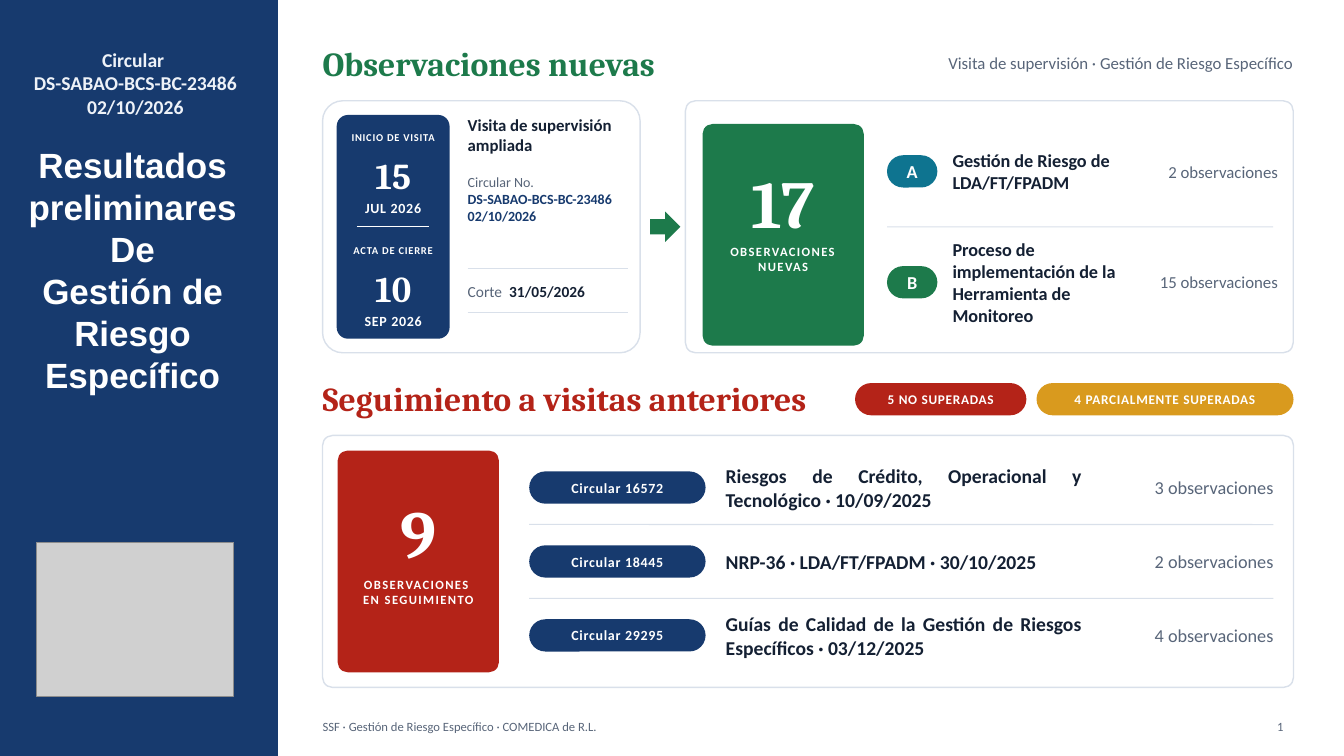
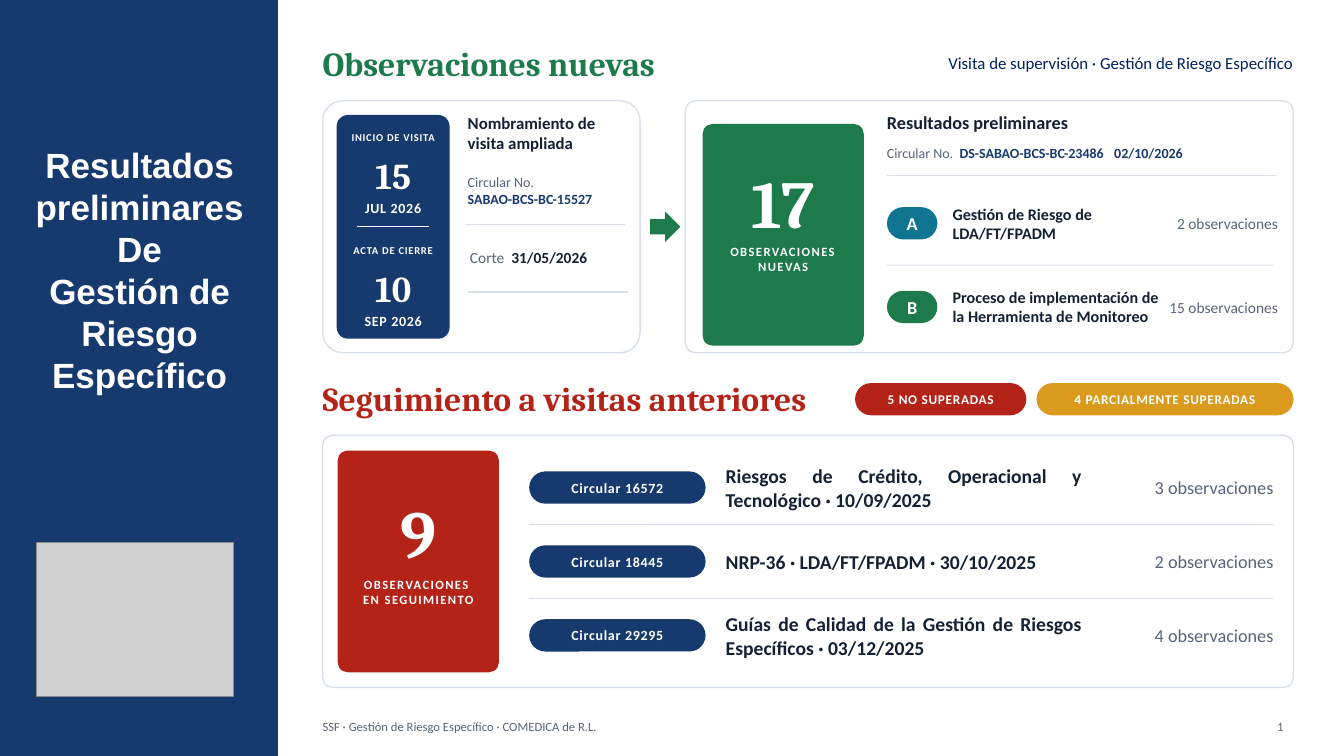
Before and after one commit to menjivar201280/riesgo, a slide deck: slide 1 of supervision-gobierno-corporativo/Gestion_Riesgo_Especifico_DS-SABAO-BCS-BC-23486.pptx. Drawn at 1344x756 pixels with LibreOffice and Linux fonts; fonts in the diff are those of the drawing; grey boxes stand for pictures. Boxes give left, top, right and bottom in pixels: in the first picture for what was removed or moved away, otherwise in the second. Text is boxed around its words. In the diff, an @@ line names an element or a change of style, - is before the commit and + after.

```diff
--- a/supervision-gobierno-corporativo/Gestion_Riesgo_Especifico_DS-SABAO-BCS-BC-23486.pptx
+++ b/supervision-gobierno-corporativo/Gestion_Riesgo_Especifico_DS-SABAO-BCS-BC-23486.pptx
@@ text "Visita de supervisión · Gestión ..." at <box>948,57,1293,72</box>: text colour #586579 to #002060 @@
@@ text at <box>468,117,595,152</box>: text changed @@
-Visita de supervisión ampliada
+Nombramiento de visita ampliada
@@ text added at <box>887,116,1068,132</box>, 13 pt, text #142033, bold @@
+Resultados preliminares
@@ text "Resultados preliminares": place and size @@
-text "Resultados preliminares" at <box>29,152,237,395</box>
+text "Resultados preliminares" at <box>36,152,244,395</box>
@@ text at <box>887,148,1183,159</box>: text changed; size 14 to 10 pt; text colour #EEF2F8 to #173A6E @@
-Circular
-DS-SABAO-BCS-BC-23486
-02/10/2026
+Circular No. DS-SABAO-BCS-BC-23486 02/10/2026
@@ line added from (887, 175) to (1276, 175), #D9E0EA 0.75 pt @@
@@ text at <box>468,195,593,204</box>: text changed @@
-DS-SABAO-BCS-BC-23486
-02/10/2026
+SABAO-BCS-BC-15527
@@ text "A": place and size @@
-text "A" at <box>907,166,918,178</box>
+text "A" at <box>907,218,918,230</box>
@@ rounded rectangle: place and size @@
-rounded rectangle at <box>887,155,938,188</box>
+rounded rectangle at <box>887,207,938,239</box>
@@ text "Gestión de Riesgo de LDA/FT/FPADM" at <box>953,208,1092,240</box>: size 13 to 11.5 pt @@
@@ text "Gestión de Riesgo de LDA/FT/FPADM": place and size @@
-text "Gestión de Riesgo de LDA/FT/FPADM" at <box>953,154,1110,190</box>
+text "Gestión de Riesgo de LDA/FT/FPADM" at <box>953,208,1092,240</box>
@@ text "2 observaciones" at <box>1177,218,1278,229</box>: size 12 to 11 pt @@
@@ text "2 observaciones": place and size @@
-text "2 observaciones" at <box>1168,166,1278,178</box>
+text "2 observaciones" at <box>1177,218,1278,229</box>
@@ line moved from (468, 268) - (628, 268) to (465, 225) - (625, 225) @@
@@ text "Corte 31/05/2026": place and size @@
-text "Corte 31/05/2026" at <box>468,286,585,298</box>
+text "Corte 31/05/2026" at <box>470,252,587,264</box>
@@ line moved from (887, 227) - (1273, 227) to (887, 265) - (1273, 265) @@
@@ text "Proceso de implementación de la ...": place and size @@
-text "Proceso de implementación de la ..." at <box>953,243,1115,322</box>
+text "Proceso de implementación de la ..." at <box>953,291,1159,322</box>
@@ text "Proceso de implementación de la ..." at <box>953,291,1159,322</box>: size 13 to 11.5 pt @@
@@ text "15 observaciones": place and size @@
-text "15 observaciones" at <box>1160,276,1278,288</box>
+text "15 observaciones" at <box>1169,302,1278,313</box>
@@ text "15 observaciones" at <box>1169,302,1278,313</box>: size 12 to 11 pt @@
@@ line moved from (468, 313) - (628, 313) to (468, 292) - (628, 292) @@
@@ text "B": place and size @@
-text "B" at <box>907,277,917,289</box>
+text "B" at <box>907,302,917,314</box>
@@ rounded rectangle: place and size @@
-rounded rectangle at <box>887,266,938,298</box>
+rounded rectangle at <box>887,290,938,323</box>
```
Also in this commit, not shown: 2 other slides changed.
